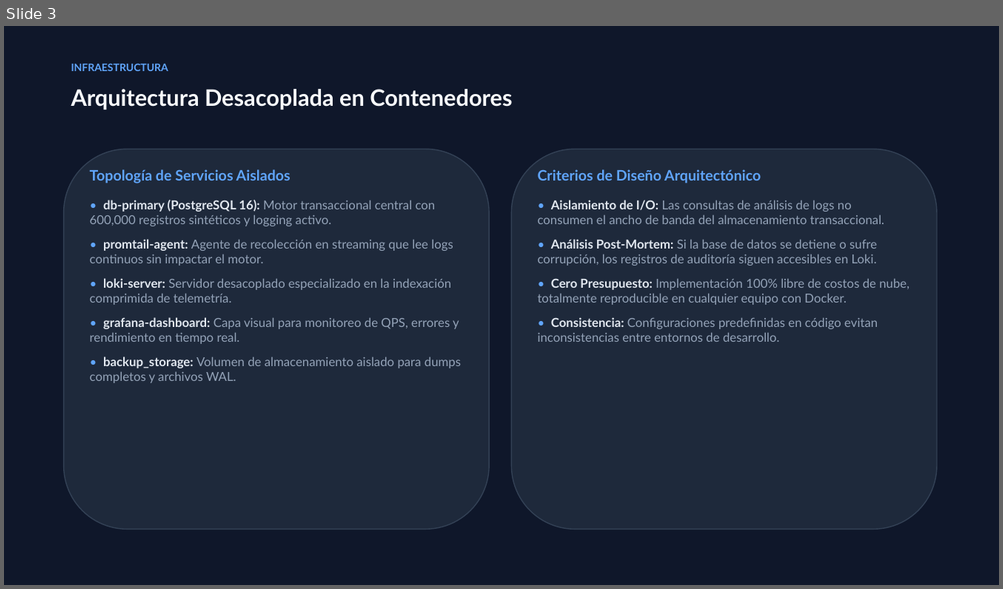
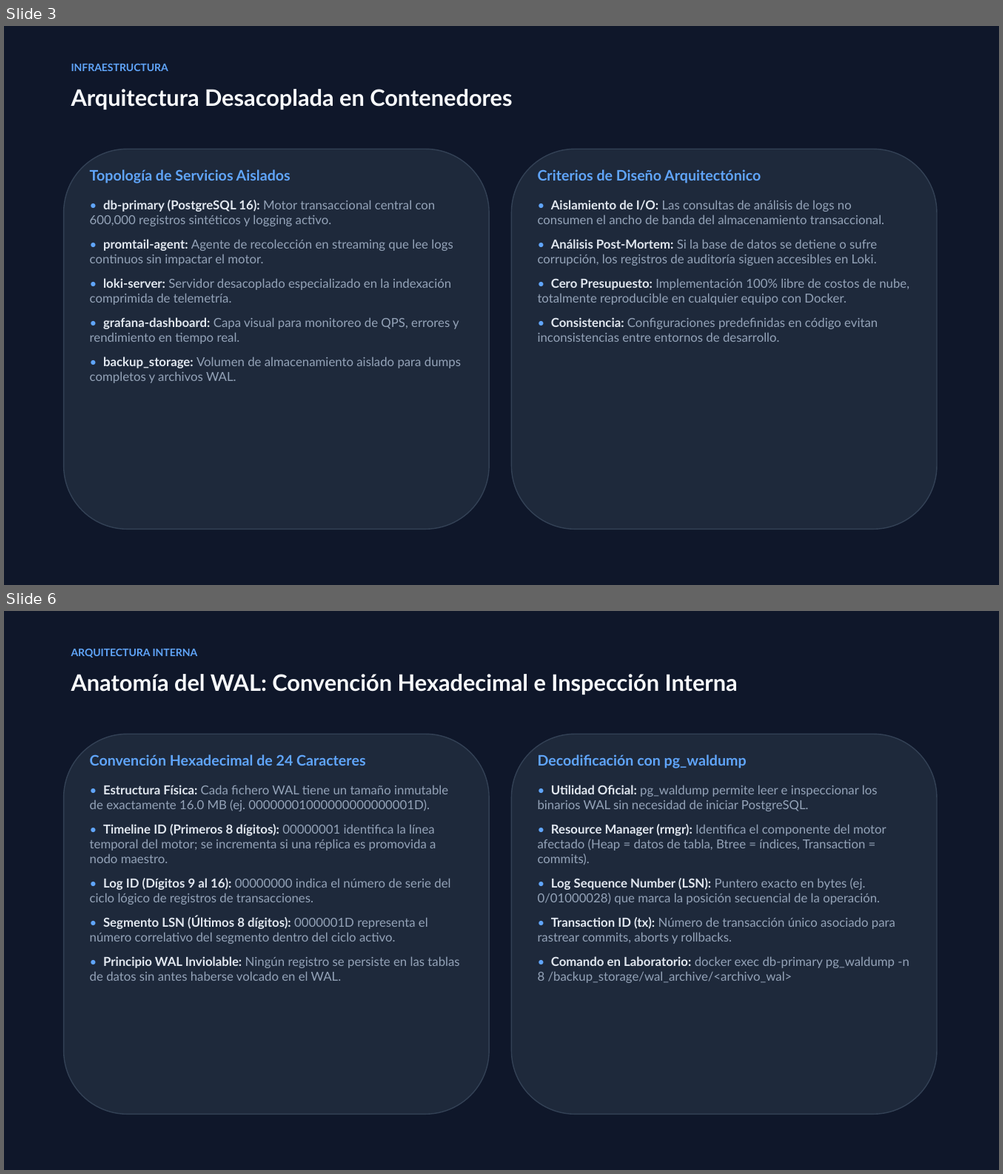
Before and after one commit to EmilyCayambe/Openmetadata, a slide deck: presentacion/Presentacion_Telemetria_Optimizacion.pptx. Shown one above the other, each under a label of ours: slide 3 before the commit, slides 3 and 6 after it; the slides between them are not shown. The pictures are 1003x589 and 1003x1174 pixels, drawn with LibreOffice and Linux fonts; fonts in the diff are those of the drawing. Boxes give left, top, right and bottom in pixels: in the first picture for what was removed or moved away, otherwise in the second. Text is boxed around its words. In the diff, an @@ line names an element or a change of style, - is before the commit and + after.

```diff
--- a/presentacion/Presentacion_Telemetria_Optimizacion.pptx
+++ b/presentacion/Presentacion_Telemetria_Optimizacion.pptx
@@ slide 6 added at (x1=4, y1=611, x2=999, y2=1170), background #FFFFFF @@
@@ rectangle added at (x1=4, y1=611, x2=999, y2=1170), fill #0F172A @@
@@ text added at (x1=71, y1=648, x2=198, y2=658), 10 pt, text #60A5FA, bold @@
+ARQUITECTURA INTERNA
@@ text added at (x1=71, y1=674, x2=737, y2=695), 22 pt, text #F8FAFC, bold @@
+Anatomía del WAL: Convención Hexadecimal e Inspección Interna
@@ rounded rectangle added at (x1=64, y1=734, x2=489, y2=1115), fill #1E293B, outline #334155 1 pt @@
@@ rounded rectangle added at (x1=512, y1=734, x2=936, y2=1115), fill #1E293B, outline #334155 1 pt @@
@@ text added at (x1=90, y1=755, x2=365, y2=766), 14 pt, text #60A5FA, bold @@
+Convención Hexadecimal de 24 Caracteres
@@ text added at (x1=538, y1=755, x2=746, y2=769), 14 pt, text #60A5FA, bold @@
+Decodificación con pg_waldump
@@ text added at (x1=90, y1=785, x2=459, y2=981), 12 pt, text #94A3B8 @@
+• Estructura Física: Cada fichero WAL tiene un tamaño inmutable de exactamente 16.0 MB (ej. 00000001000000000000001D).
+• Timeline ID (Primeros 8 dígitos): 00000001 identifica la línea temporal del motor; se incrementa si una réplica es promovida a nodo maestro.
+• Log ID (Dígitos 9 al 16): 00000000 indica el número de serie del ciclo lógico de registros de transacciones.
+• Segmento LSN (Últimos 8 dígitos): 0000001D representa el número correlativo del segmento dentro del ciclo activo.
+• Principio WAL Inviolable: Ningún registro se persiste en las tablas de datos sin antes haberse volcado en el WAL.
@@ text added at (x1=538, y1=785, x2=909, y2=983), 12 pt, text #94A3B8 @@
+• Utilidad Oficial: pg_waldump permite leer e inspeccionar los binarios WAL sin necesidad de iniciar PostgreSQL.
+• Resource Manager (rmgr): Identifica el componente del motor afectado (Heap = datos de tabla, Btree = índices, Transaction = commits).
+• Log Sequence Number (LSN): Puntero exacto en bytes (ej. 0/01000028) que marca la posición secuencial de la operación.
+• Transaction ID (tx): Número de transacción único asociado para rastrear commits, aborts y rollbacks.
+• Comando en Laboratorio: docker exec db-primary pg_waldump -n 8 /backup_storage/wal_archive/<archivo_wal>
```
Also in this commit, not shown: 3 slides changed, 5 other slides added, 1 slide removed, 5 other files.
